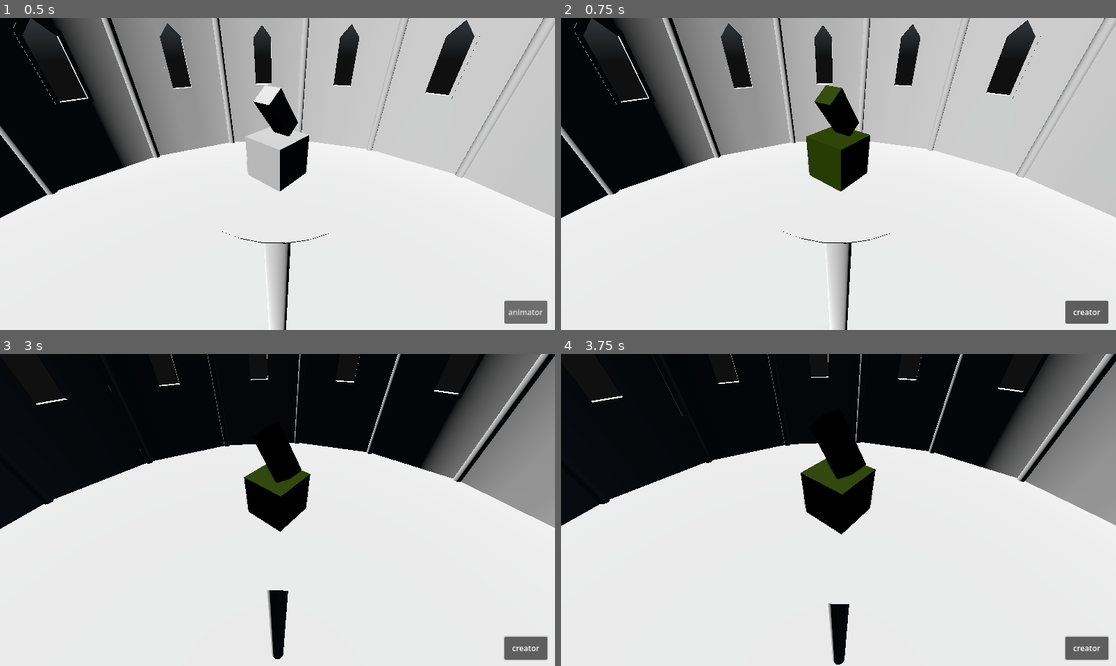
Above: before the commit, frames 1-4 (two rows, left to right).
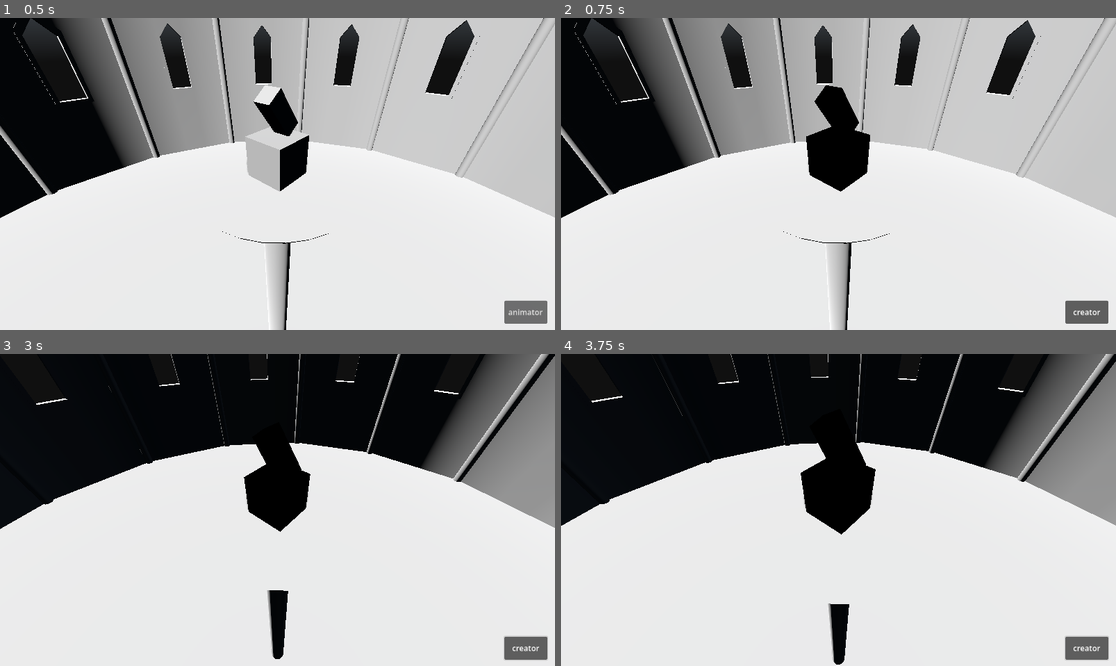
Above: after the commit, the same moments.

Repository: bigCodeArthur/Builder_rogue_like
Game: Godot game, scene res://BuilderTest.tscn
Two runs of this game, one before a commit and one after it. Both use one fixed random seed, a clock stepped at 60 frames per second and the inputs below. A sky picture missing from this copy of the repository is replaced by a grey-blue gradient.
Inputs (mouse positions are in pixels of both pictures, inside the frame that each line leads up to):
- Up to frame 1 (0.5 s): no input
- Up to frame 2 (0.75 s): click "animator" at 0.5 s
- Up to frame 3 (3 s): click "creator" at 1.25 s; tap Enter (ui_accept) at 2, 2.27, 2.75 s; move the mouse to (399, 494) at 2.02 s; hold Right (ui_right) 2.03-2.78 s; hold Middle mouse button (cam_move) 2.03-2.78 s; move the mouse to (249, 510) at 2.77 s; hold Up (ui_up) from 2.78 s (still down); tap Shift (shift) at 2.85 s
- Up to frame 4 (3.75 s): tap Enter (ui_accept) at 3.02, 3.5 s; move the mouse to (894, 441) at 3.52 s; release Up (ui_up) at 3.53 s; hold Right (ui_right) from 3.53 s (still down); tap Mouse wheel up (zoom_in) at 3.6 s

Frame 1 is identical in both runs. In frame 2, 1.3% of the frame differs, in the area x 44-56%, y 21-56%; in frame 3, 0.5%; in frame 4, 0.6%.

Commit message:
began working on the skeleton generator

Diff:
--- a/Base_creation_material.tres
+++ b/Base_creation_material.tres
@@ -2,5 +2,8 @@
 
 [resource]
 vertex_color_use_as_albedo = true
-roughness = 0.2
+vertex_color_is_srgb = true
+metallic = 1.0
+roughness = 0.0
 clearcoat_enabled = true
+clearcoat_roughness = 0.0
--- a/classes/Baker.gd
+++ b/classes/Baker.gd
@@ -8,13 +8,22 @@
 @export var creator : Creator
 @export var target : Target
 
-@onready var skeleton : Skeleton3D = $"../Target/Skeleton3D"
+@onready var target_skeleton : Skeleton3D = $"../Target/Skeleton3D"
 @onready var target_mesh: MeshInstance3D = $"../Target/Skeleton3D/Target_mesh"
 
 
 class Segment extends Object:
 	var meshes: Array[Mesh]
 	var transforms: Array[Transform3D]
+
+	static func from_mesh_instances(mesh_instances: Array[MeshInstance3D]) -> Segment:
+		var segment : Segment = new()
+
+		for instance in mesh_instances:
+			if instance is MeshInstance3D and not instance.mesh == null:
+				segment.append(instance.mesh, instance.global_transform)
+
+		return segment
 
 	func _init(in_meshes: Array[Mesh] = [], in_transforms: Array[Transform3D] = []) -> void:
 		meshes = in_meshes
@@ -25,53 +34,66 @@
 		transforms.append(t)
 
 	func size() -> int:
-		return meshes.size()
+		return min(meshes.size(), transforms.size())
 
 
 func bake() -> void:
-	var segment : Segment = Segment.new()
+	bake_each_segment()
 
-	for instance in creator.find_children("", "MeshInstance3D", true, false):
-		if instance is MeshInstance3D and not instance.mesh == null:
-			segment.append(instance.mesh, instance.global_transform)
 
+func bake_each_segment() -> void:
+	var baked_mesh := ArrayMesh.new()
+	target_skeleton.clear_bones()
 	st.begin(Mesh.PRIMITIVE_TRIANGLES)
-	target.set_mesh(bake_segment_to_bone(segment.meshes, segment.transforms, 0))
+
+	for segment_node in [creator]: # TODO: get all segment nodes.
+		var bone_id := target_skeleton.add_bone("first_bone_baby!!!")
+		target_skeleton.set_bone_global_pose(bone_id, creator.transform)
+		target_skeleton.set_bone_parent(bone_id, bone_id - 1)
+		var mesh_instances := get_segment_mesh_instances(segment_node)
+		var segment := Segment.from_mesh_instances(mesh_instances)
+		baked_mesh = segment_to_mesh_with_bone(baked_mesh, segment, bone_id)
+
+	target.set_mesh(baked_mesh)
 	Helper.save_as_gltf(target)
 
 
-func bake_segment_to_bone(
-	c_meshes: Array[Mesh],
-	c_transforms: Array[Transform3D],
-	bone_id: int
-) -> ArrayMesh:
+func get_segment_mesh_instances(segment: Node3D) -> Array[MeshInstance3D]:
+	var mesh_instances: Array[MeshInstance3D]
+	#TODO: get all piece nodes, not children of other segments.
+	mesh_instances.assign(segment.find_children("", "MeshInstance3D", true, false))
+	return mesh_instances
+
+
+func segment_to_mesh_with_bone(mesh: ArrayMesh, segment: Segment, bone: int) -> ArrayMesh:
 	var offset := creator.global_transform.affine_inverse()
-	for m in c_meshes.size(): bake_mesh_to_bone(c_meshes[m], c_transforms[m], bone_id, offset)
+
+	for m in segment.size():
+		bake_mesh_to_bone(segment.meshes[m], segment.transforms[m], bone, offset)
+
 	st.generate_tangents()
-	return st.commit()
+	return st.commit(mesh)
 
 
 func bake_mesh_to_bone(
-	c_mesh: Mesh,
-	c_transform: Transform3D,
-	bone_id: int,
+	mesh: Mesh,
+	transform: Transform3D,
+	bone: int,
 	offset: Transform3D
 ) -> void:
-	var position_offset := offset * c_transform
+	var position_offset := offset * transform
 	var normal_offset := position_offset.basis.inverse().transposed()
-	var color := Color(0.219, 0.308, 0.076, 1.0)
 
-	dt.create_from_surface(c_mesh as ArrayMesh, 0)
+	dt.create_from_surface(mesh as ArrayMesh, 0)
 	st.set_material(BASE_CREATION_MATERIAL)
 
-	# go through each tri and through each vertex of that tri
-	for face in dt.get_face_count(): for corner_index in 3:
+	for face in dt.get_face_count(): for corner_index in 3: # for all faces and verts.
 		var vert := dt.get_face_vertex(face, corner_index)
 		var new_normal := normal_offset * dt.get_vertex_normal(vert)
 		var new_vertex := position_offset * dt.get_vertex(vert)
 
-		st.set_color(color) # TODO: test value
-		st.set_bones(PackedInt32Array([bone_id, 0, 0, 0]))
+		st.set_color(Color(0.436, 0.123, 0.124, 1))
+		st.set_bones(PackedInt32Array([bone, 0, 0, 0]))
 		st.set_weights(PackedFloat32Array([1, 0, 0, 0]))
 		st.set_uv(dt.get_vertex_uv(vert))
 		st.set_normal(new_normal.normalized())
--- a/project.godot
+++ b/project.godot
@@ -14,6 +14,10 @@
 run/main_scene="uid://b4qbi5wo2o4g2"
 config/features=PackedStringArray("4.6", "Forward Plus")
 config/icon="res://icon.svg"
+
+[filesystem]
+
+import/blender/enabled=false
 
 [input]
 
@@ -45,3 +49,5 @@
 [rendering]
 
 rendering_device/driver.windows="d3d12"
+environment/screen_space_reflection/half_size=false
+anti_aliasing/quality/screen_space_aa=1
Binary file added: gltfs/skeleton_test.glb
Not shown, added: gltfs/skeleton_test.glb.import
Not shown, added: gltfs/skeleton_test.blend
Not shown, added: gltfs/skeleton_test.blend1
